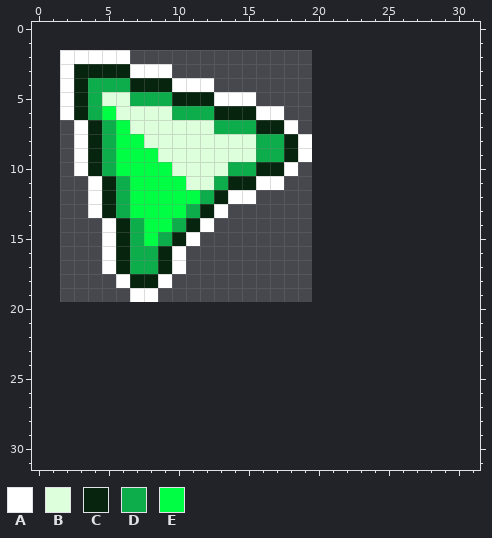
Pixel-art file: Assets/Art/Sprites/cursor.aseprite. The picture above is the old version.
18x18 pixels, 1 frame. The old version is drawn lined up with the new one, on the new canvas.
Palette (. is transparent): A #ffffff  B #ddffdb  C #06240e  D #0cad4a  E #00ff44
Pixels before, first column x 2:
 2 AAAAA.............
 3 ACCCCAAA..........
 4 ACDDDCCCAAA.......
 5 ACDBBDDDCCCAAA....
 6 ACDEBBBBDDDCCCAA..
 7 .ACDEBBBBBBDDDCCA.
 8 .ACDEEBBBBBBBBDDCA
 9 .ACDEEEBBBBBBBDDCA
10 .ACDEEEEBBBBDDCCA.
11 ..ACDEEEEBBDCCAA..
12 ..ACDEEEEEDCAA....
13 ..ACDEEEEDCA......
14 ...ACDEEDCA.......
15 ...ACDEDCA........
16 ...ACDDCA.........
17 ...ACDDCA.........
18 ....ACCA..........
19 .....AA...........
And afterwards:
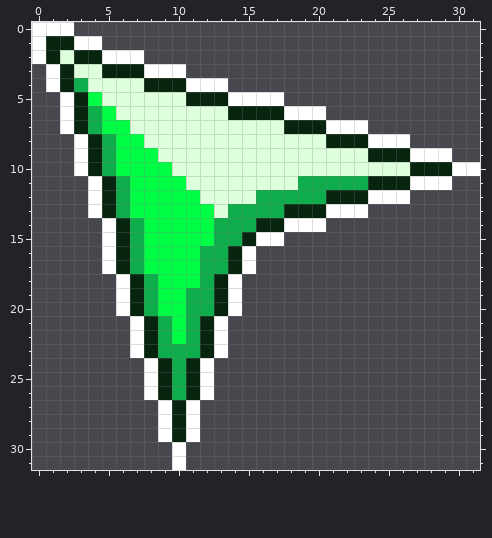
Diff:
{"change": "canvas 18x18 -> 32x32, the old top-left corner now at 2,2"}
{"y":0,"x":0,"old":"...","new":"AAA"}
{"y":1,"x":0,"old":".....","new":"ACCAA"}
{"y":2,"x":0,"old":"..AAA","new":"ACBCC"}
{"y":2,"x":7,"old":".","new":"A"}
{"y":3,"x":1,"old":".ACC","new":"ACBB"}
{"y":3,"x":7,"old":"A","new":"C"}
{"y":3,"x":10,"old":".","new":"A"}
{"y":4,"x":1,"old":".ACDDDC","new":"ACDBBBB"}
{"y":4,"x":10,"old":"A","new":"C"}
{"y":4,"x":13,"old":".","new":"A"}
{"y":5,"x":4,"old":"D","new":"E"}
{"y":5,"x":7,"old":"DDDC","new":"BBBB"}
{"y":5,"x":13,"old":"A","new":"C"}
{"y":5,"x":16,"old":"..","new":"AA"}
{"y":6,"x":10,"old":"DDDC","new":"BBBB"}
{"y":6,"x":16,"old":"AA...","new":"CCAAA"}
{"y":7,"x":2,"old":".ACD","new":"ACDE"}
{"y":7,"x":13,"old":"DDDCCA.....","new":"BBBBBCCCAAA"}
{"y":8,"x":16,"old":"DDCA.......","new":"BBBBBCCCAAA"}
{"y":9,"x":16,"old":"DDCA..........","new":"BBBBBBBBCCCAAA"}
{"y":10,"x":14,"old":"DDCCA.............","new":"BBBBBBBBBBBBBCCCAA"}
{"y":11,"x":13,"old":"DCCAA............","new":"BBBBBBDDDDDCCCAAA"}
{"y":12,"x":12,"old":"DCAA...........","new":"BBBBDDDDDCCCAAA"}
{"y":13,"x":11,"old":"DCA..........","new":"EEBDDDDCCCAAA"}
{"y":14,"x":10,"old":"DCA........","new":"EEEDDDCCAAA"}
{"y":15,"x":9,"old":"DCA......","new":"EEEEDDCAA"}
{"y":16,"x":8,"old":"DCA.....","new":"EEEEDDCA"}
{"y":17,"x":8,"old":"DCA.....","new":"EEEEDDCA"}
{"y":18,"x":8,"old":"CA.....","new":"DEEEDCA"}
{"y":19,"x":6,"old":".AA......","new":"ACDEEDDCA"}
{"y":20,"x":6,"old":".........","new":"ACDEEDDCA"}
{"y":21,"x":7,"old":".......","new":"ACDEDCA"}
{"y":22,"x":7,"old":".......","new":"ACDEDCA"}
{"y":23,"x":7,"old":".......","new":"ACDDDCA"}
{"y":24,"x":8,"old":".....","new":"ACDCA"}
{"y":25,"x":8,"old":".....","new":"ACDCA"}
{"y":26,"x":8,"old":".....","new":"ACDCA"}
{"y":27,"x":9,"old":"...","new":"ACA"}
{"y":28,"x":9,"old":"...","new":"ACA"}
{"y":29,"x":9,"old":"...","new":"ACA"}
{"y":30,"x":10,"old":".","new":"A"}
{"y":31,"x":10,"old":".","new":"A"}
{"label":"changed","picture_box":[32,22,480,470]}
